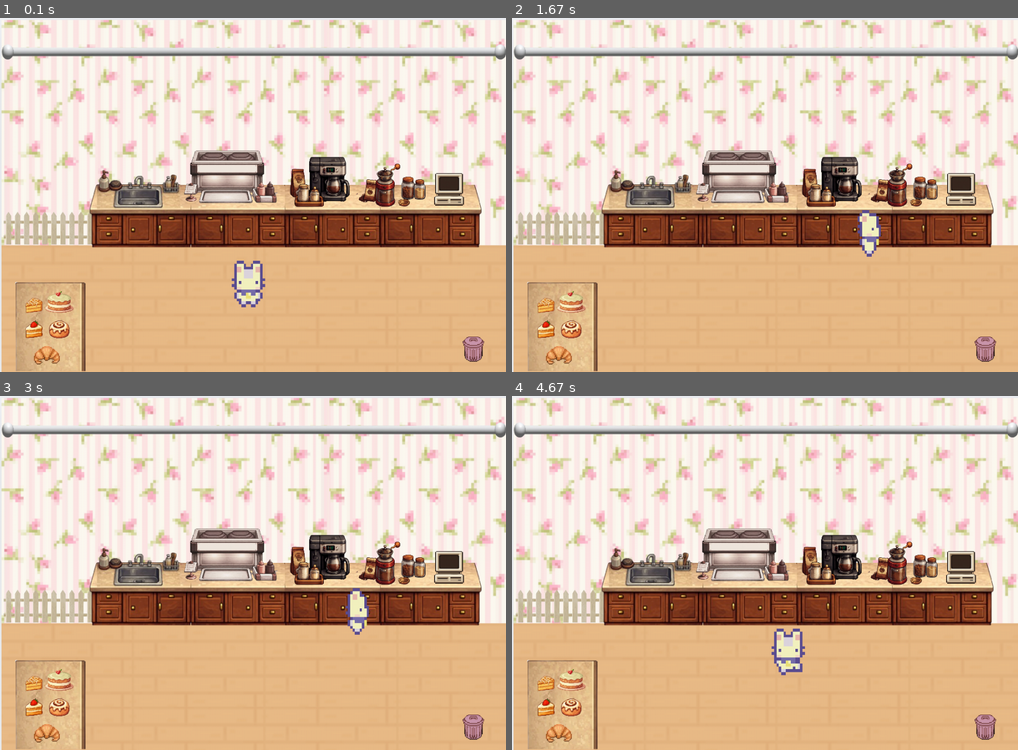
Above: before the commit, frames 1-4 (two rows, left to right).
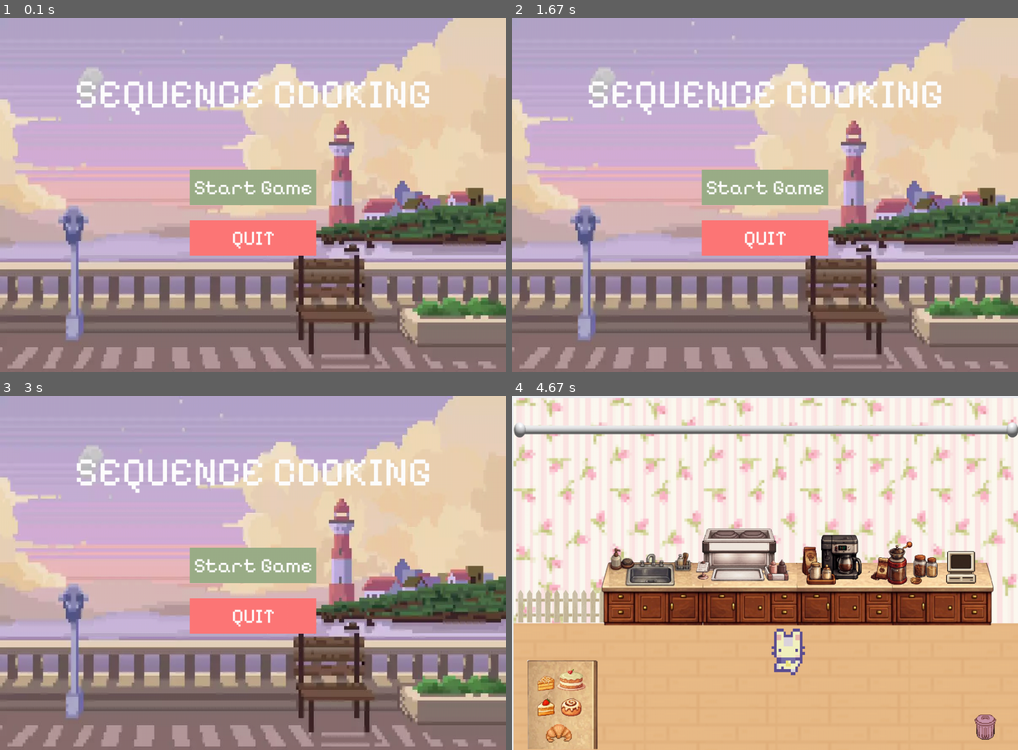
Above: after the commit, the same moments.

Repository: B-Isabella/techfest-pygame
Game: pygame game, started from Main.py
Same seed, same stepped clock (60 frames per second), same inputs: the game is played once before the commit and once after it.
Inputs (mouse positions are in pixels of both pictures, inside the frame that each line leads up to):
- Up to frame 1 (0.1 s): no input
- Up to frame 2 (1.67 s): click (765, 187) at 0.38 s, where only the run after the commit has a clickable "Start Game"; hold W 0.67-1.13 s; hold Right 0.67-1.13 s; move the mouse to (744, 209) at 0.7 s; hold Esc 1.17-1.63 s; hold D 1.17-1.63 s
- Up to frame 3 (3 s): click (131, 576) at 1.72 s
- Up to frame 4 (4.67 s): click (765, 565) at 3.05 s, where only the run after the commit has a clickable "Start Game"; hold Right 3.33-3.8 s; move the mouse to (840, 449) at 3.37 s; hold A 3.83-4.37 s; hold Down from 4.4 s (still down)

The runs differ from the first frame. In frame 1, 96% of the frame differs, in the area x 0-100%, y 0-100%; in frame 2, 96%; in frame 3, 96%; in frame 4, 0.1%.

Commit message:
Added a main menu, reorganized main menu and game into separate functions, added a font

Diff:
--- a/Main.py
+++ b/Main.py
@@ -9,7 +9,27 @@
 clock = pygame.time.Clock()
 running = True
 
+menu_font = pygame.font.Font("assets/PixelifySans-VariableFont_wght.ttf", 40)
+
 background = pygame.image.load("assets/background.png")
+menu_background = pygame.image.load("assets/menu_background.png")
+menu_background = pygame.transform.scale(menu_background, (WIDTH, HEIGHT))
+
+title_font = pygame.font.Font("assets/PixelifySans-VariableFont_wght.ttf", 80)
+title_text = title_font.render("SEQUENCE COOKING", True, (255, 255, 255))
+title_rect = title_text.get_rect(center=(WIDTH // 2, 150))
+
+sage_green = (156, 175, 136)
+light_red = (255, 120, 120)
+white = (255, 255, 255)
+
+start_button = pygame.Rect(WIDTH // 2 - 125, 300, 250, 70)
+start_button_text = menu_font.render("Start Game", True, white)
+start_button_rect = start_button_text.get_rect(center=start_button.center)
+
+quit_rect = pygame.Rect(WIDTH // 2 - 125, 400, 250, 70)
+quit_text = menu_font.render("QUIT", True, white)
+quit_text_rect = quit_text.get_rect(center=quit_rect.center)
 
 # Idle animations
 idle_down = [pygame.transform.scale(pygame.image.load("assets/character/MC_DOWN1.png"), (225, 275)),
@@ -112,89 +132,127 @@
 object_rects = [drink_station_rect, coffee_machine_rect, grinder_rec, computer_rect, trashcan_rect,
                 order_slide_rect, counters_rect, pastries_rect, verjas_rect]
 
-speed = 5
-animation_timer = 0
-idle_animation_timer = 0
-current_frame = 0
-current_animation = idle_down
-direction = "down"
-
-while running:
-    for event in pygame.event.get():
-        if event.type == pygame.QUIT:
-            running = False
-
-    keys = pygame.key.get_pressed()
-
-    moving = False
-    new_rect = character_rect.copy()
-
-    if keys[pygame.K_w] or keys[pygame.K_UP]:  # Move up
-        new_rect.y -= speed
-        current_animation = walk_up
-        direction = "up"
-        moving = True
-    if keys[pygame.K_s] or keys[pygame.K_DOWN]:  # Move down
-        new_rect.y += speed
-        current_animation = walk_down
-        direction = "down"
-        moving = True
-    if keys[pygame.K_a] or keys[pygame.K_LEFT]:  # Move left
-        new_rect.x -= speed
-        current_animation = walk_left
-        direction = "left"
-        moving = True
-    if keys[pygame.K_d] or keys[pygame.K_RIGHT]:  # Move right
-        new_rect.x += speed
-        current_animation = walk_right
-        direction = "right"
-        moving = True
-
-    # Check for collisions with objects
-    if not any(new_rect.colliderect(obj) for obj in object_rects):
-        character_rect = new_rect
-
-    # World borders
-    character_rect.x = max(0, min(character_rect.x, WIDTH - character_rect.width))
-    character_rect.y = max(0, min(character_rect.y, HEIGHT - character_rect.height))
-
-    if not moving:
-        if direction == "up":
-            current_animation = idle_up
-        elif direction == "down":
-            current_animation = idle_down
-        elif direction == "left":
-            current_animation = idle_left
-        elif direction == "right":
-            current_animation = idle_right
-
-        idle_animation_timer += clock.get_time()
-        if idle_animation_timer > 500:
-            current_frame = (current_frame + 1) % len(current_animation)
-            idle_animation_timer = 0
-    else:
-        animation_timer += clock.get_time()
-        if animation_timer > 200:
-            current_frame = (current_frame + 1) % len(current_animation)
-            animation_timer = 0
-
-    # Draw everything
-    screen.blit(background, (0, 0))
-
-    screen.blit(verjas, (-5, 370))
-    screen.blit(trashcan, (900, 620))
-    screen.blit(order_slide, (-5, 30))
-    screen.blit(counters, (160, 250))
-    screen.blit(computer, (850, 300))
-    screen.blit(pastries, (-15, 500))
-
-    screen.blit(coffee_grinder, (680, 260))
-    screen.blit(coffee_machine, (535, 240))
-    screen.blit(drink_station, (360, 240))
-
-    screen.blit(current_animation[current_frame], character_rect.inflate(100, 100).topleft)
-
-    pygame.display.flip()
-    clock.tick(60)
+def main_menu():
+    menu_running = True
+    while menu_running:
+        screen.blit(menu_background, (0, 0))
+        menu_mouse_pos = pygame.mouse.get_pos()
+
+        for event in pygame.event.get():
+            if event.type == pygame.QUIT:
+                return "QUIT"
+            if event.type == pygame.MOUSEBUTTONDOWN:
+                if start_button.collidepoint(menu_mouse_pos):
+                    return "GAME"
+                elif quit_rect.collidepoint(menu_mouse_pos):
+                    return "QUIT"
+
+        pygame.draw.rect(screen, sage_green, start_button)
+        screen.blit(start_button_text, start_button_rect)
+
+        pygame.draw.rect(screen, light_red, quit_rect)
+        screen.blit(quit_text, quit_text_rect)
+
+        screen.blit(title_text, title_rect)
+
+        pygame.display.flip()
+        clock.tick(60)
+
+def play_game():
+    global character_rect
+    speed = 5
+    animation_timer = 0
+    idle_animation_timer = 0
+    current_frame = 0
+    current_animation = idle_down
+    direction = "down"
+    game_running = True
+
+    while game_running:
+        for event in pygame.event.get():
+            if event.type == pygame.QUIT:
+                return "QUIT"
+            if event.type == pygame.KEYDOWN:
+                if event.key == pygame.K_ESCAPE:
+                    return "MENU"
+
+        keys = pygame.key.get_pressed()
+        moving = False
+        new_rect = character_rect.copy()
+
+        if keys[pygame.K_w] or keys[pygame.K_UP]:  # Move up
+            new_rect.y -= speed
+            current_animation = walk_up
+            direction = "up"
+            moving = True
+        if keys[pygame.K_s] or keys[pygame.K_DOWN]:  # Move down
+            new_rect.y += speed
+            current_animation = walk_down
+            direction = "down"
+            moving = True
+        if keys[pygame.K_a] or keys[pygame.K_LEFT]:  # Move left
+            new_rect.x -= speed
+            current_animation = walk_left
+            direction = "left"
+            moving = True
+        if keys[pygame.K_d] or keys[pygame.K_RIGHT]:  # Move right
+            new_rect.x += speed
+            current_animation = walk_right
+            direction = "right"
+            moving = True
+
+        # Check for collisions with objects
+        if not any(new_rect.colliderect(obj) for obj in object_rects):
+            character_rect = new_rect
+
+        # World borders
+        character_rect.x = max(0, min(character_rect.x, WIDTH - character_rect.width))
+        character_rect.y = max(0, min(character_rect.y, HEIGHT - character_rect.height))
+
+        if not moving:
+            if direction == "up":
+                current_animation = idle_up
+            elif direction == "down":
+                current_animation = idle_down
+            elif direction == "left":
+                current_animation = idle_left
+            elif direction == "right":
+                current_animation = idle_right
+
+            idle_animation_timer += clock.get_time()
+            if idle_animation_timer > 500:
+                current_frame = (current_frame + 1) % len(current_animation)
+                idle_animation_timer = 0
+        else:
+            animation_timer += clock.get_time()
+            if animation_timer > 200:
+                current_frame = (current_frame + 1) % len(current_animation)
+                animation_timer = 0
+
+        # Draw everything
+        screen.blit(background, (0, 0))
+
+        screen.blit(verjas, (-5, 370))
+        screen.blit(trashcan, (900, 620))
+        screen.blit(order_slide, (-5, 30))
+        screen.blit(counters, (160, 250))
+        screen.blit(computer, (850, 300))
+        screen.blit(pastries, (-15, 500))
+
+        screen.blit(coffee_grinder, (680, 260))
+        screen.blit(coffee_machine, (535, 240))
+        screen.blit(drink_station, (360, 240))
+
+        screen.blit(current_animation[current_frame], character_rect.inflate(100, 100).topleft)
+
+        pygame.display.flip()
+        clock.tick(60)
+
+state = "MENU"
+while state != "QUIT":
+    if state == "MENU":
+        state = main_menu()
+    elif state == "GAME":
+        state = play_game()
 
 pygame.quit()
--- /dev/null
+++ b/font test.py
@@ -0,0 +1,9 @@
+import pygame
+
+pygame.init()
+# This gets the list of all available system font names
+all_fonts = pygame.font.get_fonts()
+
+# Print them all to your terminal
+for font_name in all_fonts:
+    print(font_name)
Binary file added: assets/PixelifySans-VariableFont_wght.ttf
Binary file added: assets/menu_background.png
Not shown, added: .DS_Store
